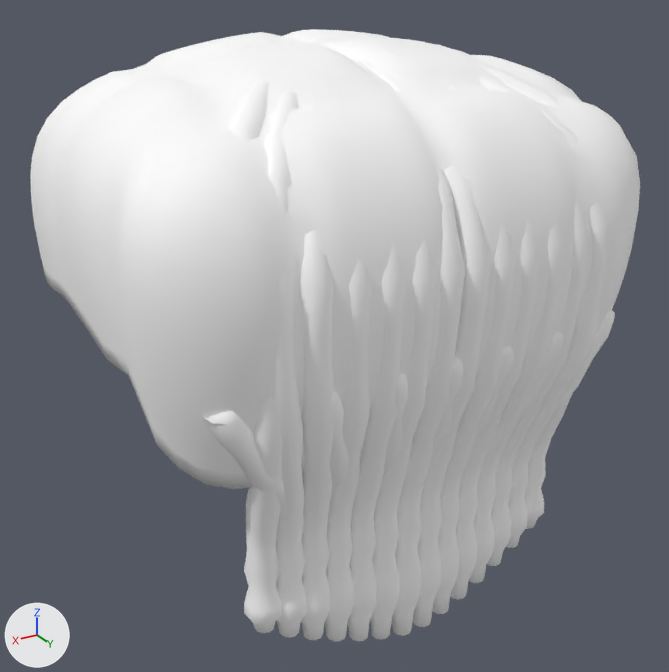
The Blender file assets/blender/avatars/shared/hair/box-braids.blend as it was, and as the next commit left it.
The view is the same before and after, from a 50 mm lens placed at (0.614, 1.057, 1.424), pointed at (-0.015, 0.009, 0.9). Arrows for +X, +Y and +Z are at lower left; the lights stay in place. The picture after the commit comes second.

Script lines for the objects in view, before the commit:
```python
me_hairboxbraids_braids_female_mesh_009 = bpy.data.meshes.new('HairBoxBraids_Braids_Female_Mesh.009')
me_hairboxbraids_braids_female_mesh_009.from_pydata(...)  # 4662 vertices, 4830 faces; spans x -0.295..0.295, y 0.04..0.319, z 0.549..1.293
me_hairboxbraids_braids_female_mesh_009.polygons.foreach_set('use_smooth', [True] * 4830)
me_hairboxbraids_braids_female_mesh_009.materials.append(mat_avatarhairtint)  # white #ffffff
me_hairboxbraids_cap_female_mesh_009 = bpy.data.meshes.new('HairBoxBraids_Cap_Female_Mesh.009')
me_hairboxbraids_cap_female_mesh_009.from_pydata(...)  # 2978 vertices, 3072 faces; spans x -0.359..0.359, y -0.347..0.313, z 0.86..1.31
me_hairboxbraids_cap_female_mesh_009.polygons.foreach_set('use_smooth', [True] * 3072)
me_hairboxbraids_cap_female_mesh_009.materials.append(mat_avatarhairtint)  # white #ffffff
ob_hairboxbraids_braids = bpy.data.objects.new('HairBoxBraids_Braids', me_hairboxbraids_braids_female_mesh_009)
ob_hairboxbraids_braids.location = (0.0, 0.0, 0.0)
ob_hairboxbraids_cap = bpy.data.objects.new('HairBoxBraids_Cap', me_hairboxbraids_cap_female_mesh_009)
ob_hairboxbraids_cap.location = (0.0, 0.0, 0.0)
```
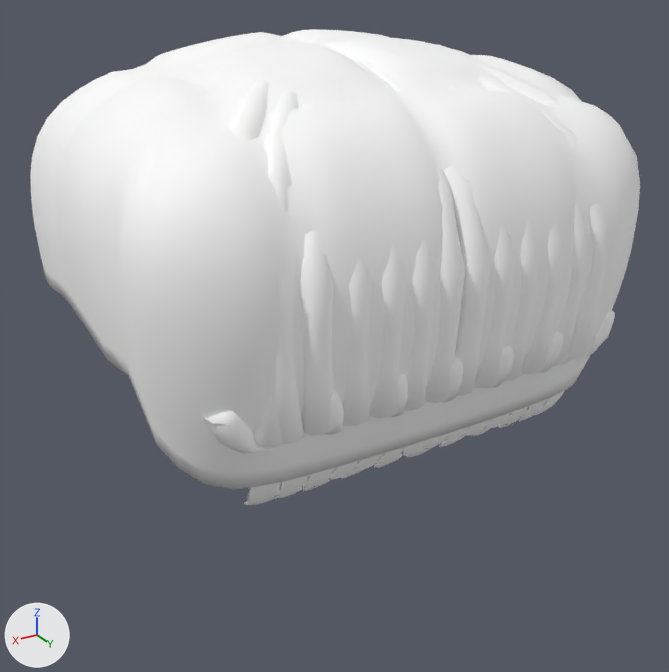
The newer file adds a shape key; the second version is drawn at full value of the shape key 'BackTuck' of 'HairBoxBraids_Braids', and the change is written as the vertex moves it makes.

The change, as a list of edits to the scene's bpy script:
```text
Change me_hairboxbraids_braids_female_mesh_009:
    used by ob_hairboxbraids_braids; location = (0.0, 0.0, 0.0)
    remove me_hairboxbraids_braids_female_mesh_009.from_pydata(...)  # 4662 vertices, 4830 faces; spans x -0.295..0.295, y 0.04..0.319, z 0.549..1.293
    add me_hairboxbraids_braids_female_mesh_009.from_pydata(...)  # 4662 vertices, 4830 faces; spans x -0.295..0.295, y 0.04..0.319, z 0.815..1.293
    me_hairboxbraids_braids_female_mesh_009 part 1: 2245 of 4662 vertices moved; they spanned x -0.277..0.277, y 0.186..0.305, z 0.549..0.94 and now span x -0.278..0.278, y 0.222..0.305, z 0.815..0.939; mean shift (0.0, 0.023, 0.132); largest move (0.017, 0.24, 0.549) -> (0.017, 0.246, 0.835)
```

Changed parts and their boxes (x1, y1, x2, y2) in the pictures (669 x 672 px; the box of a moved part takes in the faces that stretch with it):
'HairBoxBraids_Braids', reshaped (23% shorter)
    before: (203, 55, 615, 641)
    after: (203, 55, 615, 506)
part 1 of me_hairboxbraids_braids_female_mesh_009, moved or reshaped
    before: (226, 336, 608, 641)
    after: (226, 336, 608, 506)
